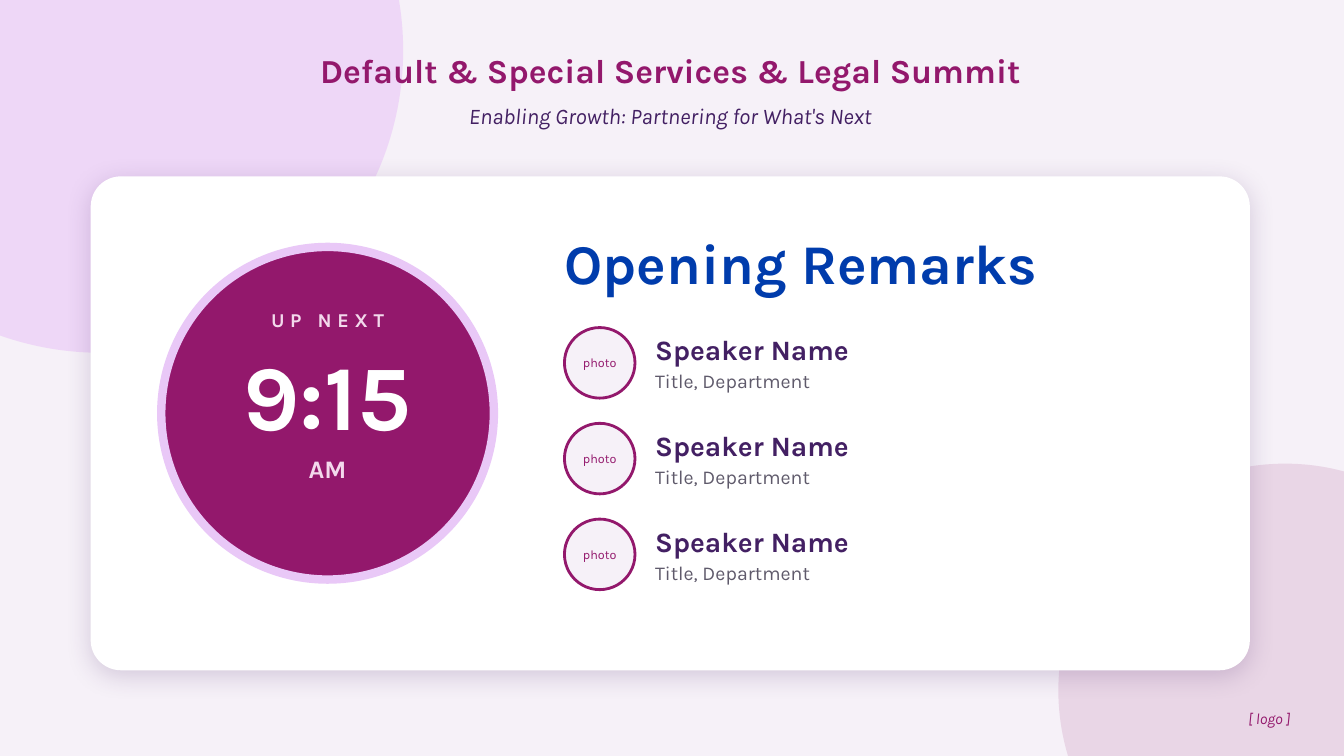
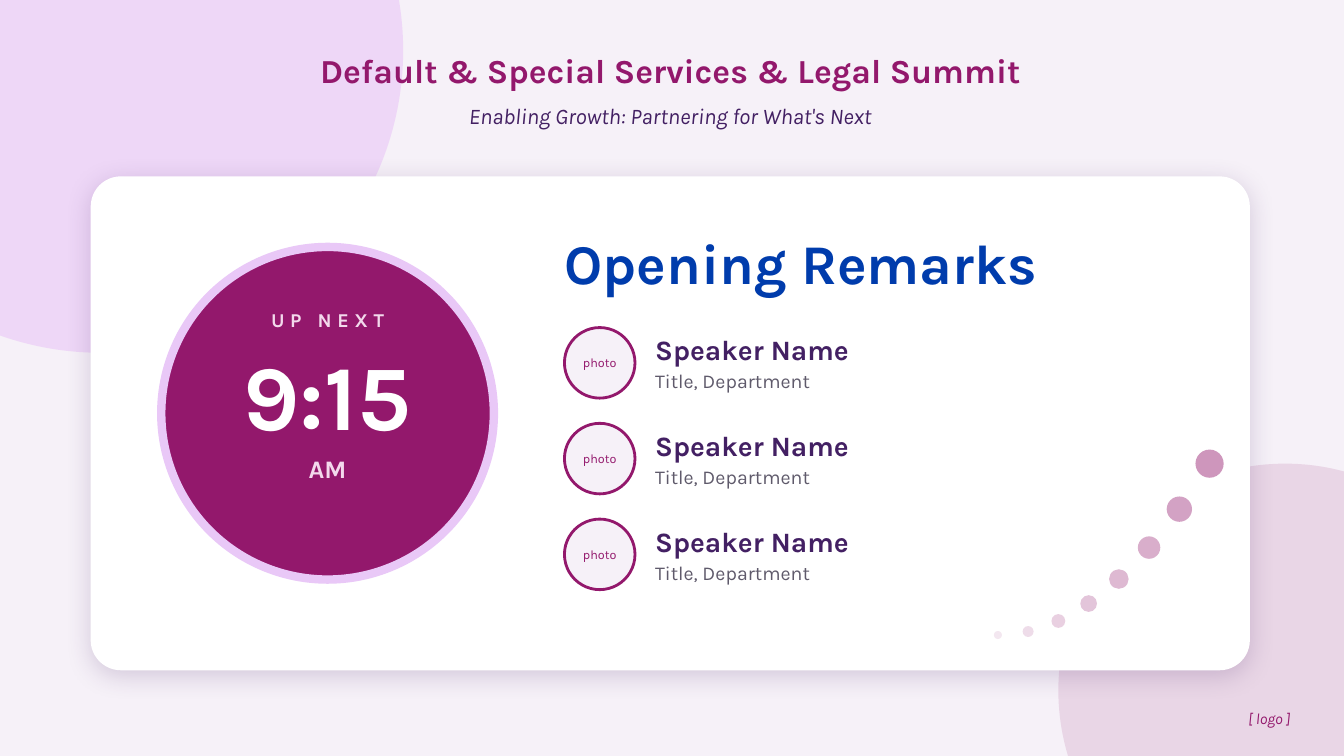
Before and after one commit to lindseycharlick-ctrl/sdgsdgs, a slide deck: slide 3 of mockup/Summit_Holding_Slide_Mockups.pptx. Drawn at 1344x756 pixels with LibreOffice and Linux fonts; fonts in the diff are those of the drawing. Boxes give left, top, right and bottom in pixels: in the first picture for what was removed or moved away, otherwise in the second. Text is boxed around its words. In the diff, an @@ line names an element or a change of style, - is before the commit and + after.

```diff
--- a/mockup/Summit_Holding_Slide_Mockups.pptx
+++ b/mockup/Summit_Holding_Slide_Mockups.pptx
@@ ellipse added at <box>1196,450,1224,478</box>, fill #93186C at 45% opacity @@
@@ ellipse added at <box>1167,497,1192,522</box>, fill #93186C at 40% opacity @@
@@ ellipse added at <box>1138,536,1160,559</box>, fill #93186C at 35% opacity @@
@@ ellipse added at <box>1081,595,1098,612</box>, fill #93186C at 25% opacity @@
@@ ellipse added at <box>1109,570,1128,589</box>, fill #93186C at 30% opacity @@
@@ ellipse added at <box>1023,626,1034,637</box>, fill #93186C at 15% opacity @@
@@ ellipse added at <box>1052,614,1066,628</box>, fill #93186C at 20% opacity @@
@@ ellipse added at <box>994,631,1002,639</box>, fill #93186C at 10% opacity @@
```
Also in this commit, not shown: 2 other slides changed, 4 other files.
